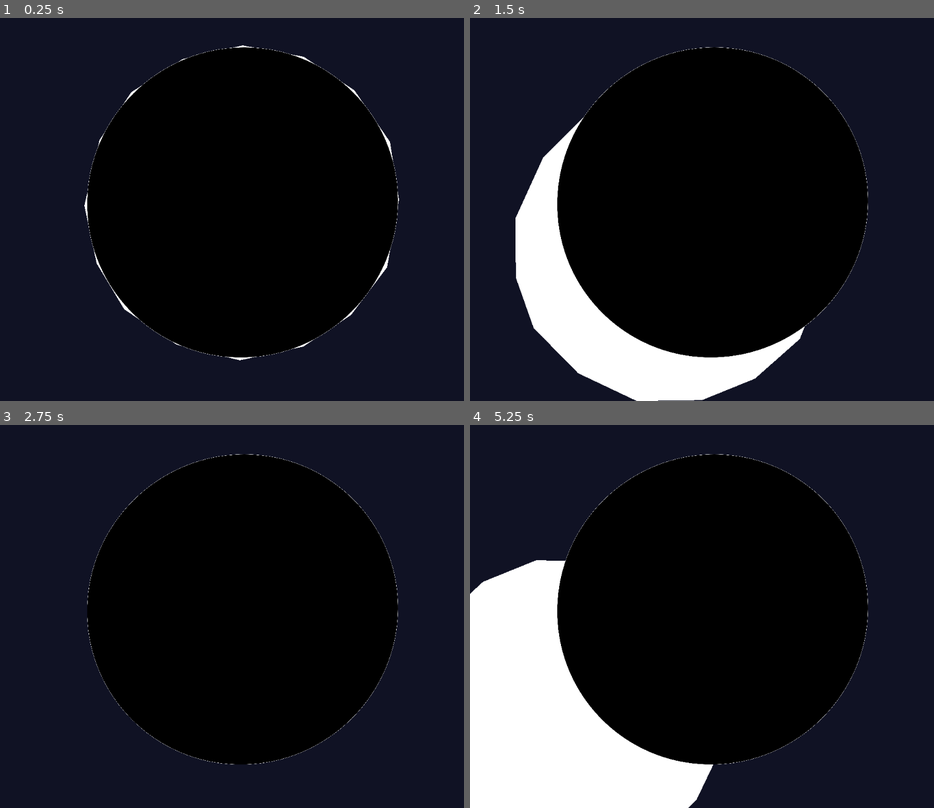
Above: before the commit, frames 1-4 (two rows, left to right).
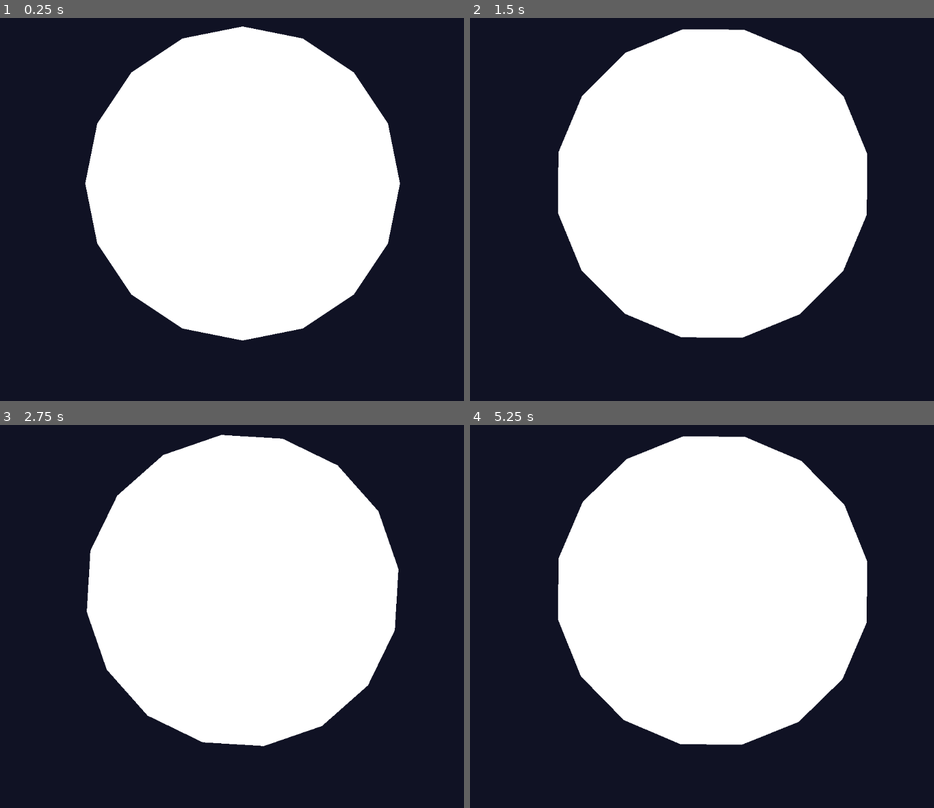
Above: after the commit, the same moments.

Repository: jake-ciliberti/rotate-renovate
Game: Godot game, scene res://levels/level_1.tscn
The game is run twice, just before and just after one commit, with the same random seed, the same clock (stepped at 60 frames per second) and the same inputs. This scene is started directly instead of the project's main scene.
Inputs:
- Up to frame 1 (0.25 s): no input
- Up to frame 2 (1.5 s): tap Enter at 0.5 s; hold D (move_right) from 0.53 s (still down); tap H (god_mode) at 0.6 s; tap W (jump) at 0.77 s; tap R (reset) at 1.25 s; tap Up (rotate_clockwise) at 1.35 s
- Up to frame 3 (2.75 s): tap W (jump) at 1.52 s; tap R (reset) at 2 s; release D (move_right) at 2.03 s; hold A (move_left) from 2.03 s (still down); hold Down (rotate_counterclockwise) from 2.03 s (still down)
- Up to frame 4 (5.25 s): release A (move_left) at 2.78 s; release Down (rotate_counterclockwise) at 2.78 s; hold D (move_right) 2.78-4.28 s; tap Right (select_next) at 2.85 s; tap W (jump) at 3.02, 3.77, 4.52 s; tap R (reset) at 3.5, 4.25, 4.9, 5 s; tap Left (select_prev) at 3.6 s; tap Escape (menu) at 4.15 s; hold A (move_left) 4.28-5.03 s; tap H (god_mode) at 4.35 s; hold D (move_right) from 5.03 s (still down); hold Up (rotate_clockwise) from 5.03 s (still down)

The runs differ from the first frame. In frame 1, 46% of the frame differs, in the area x 18-87%, y 2-90%; in frame 2, 56%; in frame 3, 46%; in frame 4, 64%, in the area x 0-86%, y 2-100%.

Commit message:
added door logic and improved level 1

Diff:
--- a/levels/level_1.tscn
+++ b/levels/level_1.tscn
@@ -5,10 +5,14 @@
 [ext_resource type="Script" uid="uid://b6x7sm5ynop2t" path="res://scripts/collision_controller.gd" id="3_kx6l7"]
 [ext_resource type="Script" uid="uid://74gqrjs1tww4" path="res://scripts/panel.gd" id="4_btoec"]
 [ext_resource type="Script" uid="uid://de1ufrp6f2ggg" path="res://scripts/collision_polygon_2d.gd" id="5_gwceb"]
+[ext_resource type="Script" uid="uid://cg1q082726f4t" path="res://scripts/door.gd" id="6_gwceb"]
 [ext_resource type="Texture2D" uid="uid://by1434yc5ndb8" path="res://circle_PNG14-2552655912.png" id="6_l53as"]
 
 [sub_resource type="RectangleShape2D" id="RectangleShape2D_n46q3"]
 size = Vector2(1024, 30)
+
+[sub_resource type="RectangleShape2D" id="RectangleShape2D_6w6ra"]
+size = Vector2(32, 48)
 
 [node name="Level" type="Node2D" unique_id=1011466160 node_paths=PackedStringArray("panel_controller")]
 script = ExtResource("1_r3hui")
@@ -28,16 +32,27 @@
 position = Vector2(512, 825)
 shape = SubResource("RectangleShape2D_n46q3")
 
-[node name="GamePanel" type="Area2D" parent="PanelController" unique_id=1142248548]
+[node name="GamePanel" type="Area2D" parent="PanelController" unique_id=1142248548 node_paths=PackedStringArray("hitbox")]
+position = Vector2(512, 350)
 script = ExtResource("4_btoec")
+hitbox = NodePath("PanelHitbox")
 metadata/_custom_type_script = "uid://74gqrjs1tww4"
 
 [node name="PanelHitbox" type="CollisionPolygon2D" parent="PanelController/GamePanel" unique_id=1107263741]
-polygon = PackedVector2Array(512, 58, 641, 82, 748, 153, 823, 262, 842, 384, 817, 527, 741, 628, 640, 695, 506, 724, 373, 691, 262, 616, 204, 519, 178, 397, 210, 258, 277, 157, 385, 87)
+polygon = PackedVector2Array(0, -332, 127.05, -306.73, 234.76, -234.76, 306.73, -127.05, 332, 0, 306.73, 127.05, 234.76, 234.76, 127.05, 306.73, 0, 332, -127.05, 306.73, -234.76, 234.76, -306.73, 127.05, -332, 0, -306.73, -127.05, -234.76, -234.76, -127.05, -306.73)
 script = ExtResource("5_gwceb")
 metadata/_custom_type_script = "uid://de1ufrp6f2ggg"
 
+[node name="Door" type="Area2D" parent="PanelController/GamePanel" unique_id=100817850]
+script = ExtResource("6_gwceb")
+metadata/_custom_type_script = "uid://cg1q082726f4t"
+
+[node name="CollisionShape2D" type="CollisionShape2D" parent="PanelController/GamePanel/Door" unique_id=339584700]
+position = Vector2(0, -300)
+shape = SubResource("RectangleShape2D_6w6ra")
+
 [node name="CirclePng142552655912" type="Sprite2D" parent="." unique_id=1969050604]
+visible = false
 position = Vector2(511.99997, 390)
 scale = Vector2(0.22477925, 0.22477925)
 texture = ExtResource("6_l53as")
--- a/project.godot
+++ b/project.godot
@@ -30,6 +30,7 @@
 panels=""
 current_panels=""
 colliders=""
+doors=""
 
 [input]
 
--- /dev/null
+++ b/scripts/door.gd
@@ -0,0 +1,13 @@
+class_name Door extends Area2D
+
+signal level_finished
+
+# Called when the node enters the scene tree for the first time.
+func _ready() -> void:
+	add_to_group("doors")
+	body_entered.connect(_on_body_entered)
+
+func _on_body_entered(body: Node2D):
+	if (body.name == "Player"):
+		print("level finished!")
+		level_finished.emit()
--- a/scripts/globals.gd
+++ b/scripts/globals.gd
@@ -1,5 +1,3 @@
 extends Node
 
 const ROTATION_SPEED = 3.0
-
-signal redraw
--- a/scripts/level_container.gd
+++ b/scripts/level_container.gd
@@ -35,10 +35,11 @@
 
 	level_number = new_level
 
-	return
-
-func increment_level():
+func increment_level() -> void:
 	load_level(level_number + 1)
 
-func _on_level_reset(spawnpoint: Vector2):
+func _on_level_reset(spawnpoint: Vector2) -> void:
 	reset_player.emit(spawnpoint)
+
+func _on_level_finished() -> void:
+	increment_level()
--- a/scripts/panel.gd
+++ b/scripts/panel.gd
@@ -4,6 +4,8 @@
 @export var hitbox: PanelHitbox
 
 var initial_rotation_degrees = rotation_degrees
+
+signal redraw
 
 # Called when the node enters the scene tree for the first time.
 func _ready() -> void:
@@ -38,12 +40,12 @@
 func _on_body_entered(body: Node2D):
 	if (body.name == "Player"):
 		add_to_group("current_panels")
-		Globals.redraw.emit()
+		redraw.emit()
 
 func _on_body_exited(body: Node2D):
 	if (body.name == "Player"):
 		remove_from_group("current_panels")
-		Globals.redraw.emit()
+		redraw.emit()
 
 func _exit_tree() -> void:
 	remove_from_group("current_panels")
--- a/scripts/panel_controller.gd
+++ b/scripts/panel_controller.gd
@@ -6,7 +6,8 @@
 @export var collision: CollisionController
 
 func _ready() -> void:
-	Globals.redraw.connect(collision._ready)
+	for i in get_tree().get_nodes_in_group("panels"):
+		i.redraw.connect(collision._ready)
 
 func reset() -> void:
 	get_tree().call_group("panels", "reset")
Not shown, added: scripts/door.gd.uid
Binary file changed: sprites/player/monkey_mechanic.png
